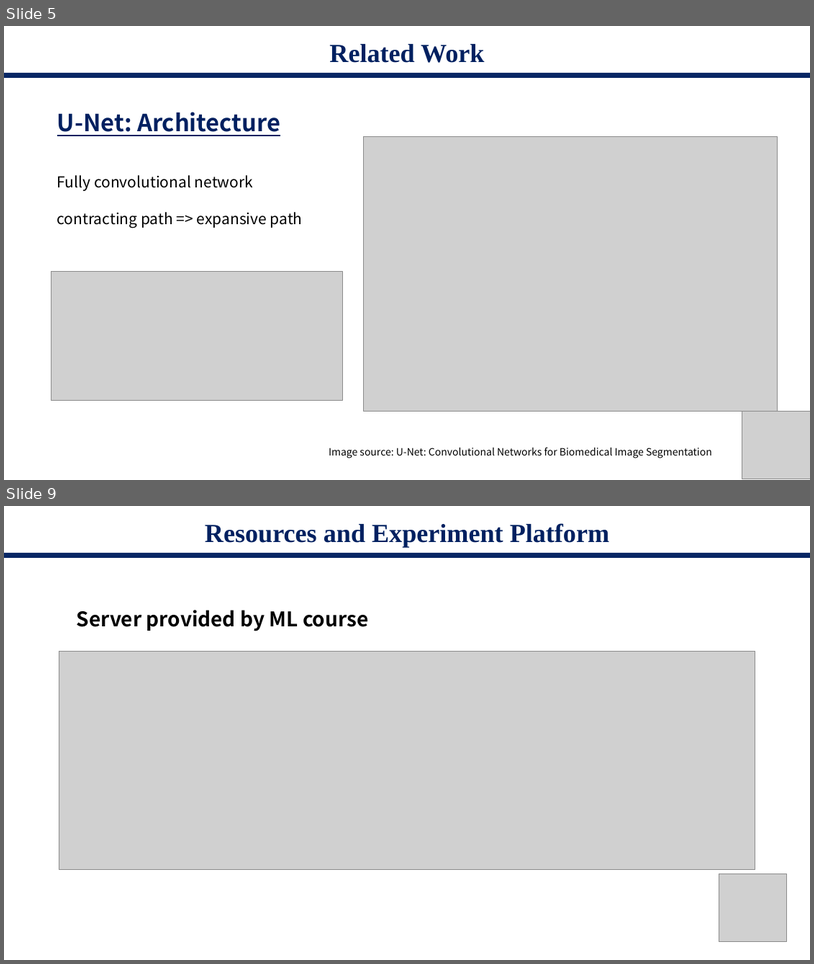
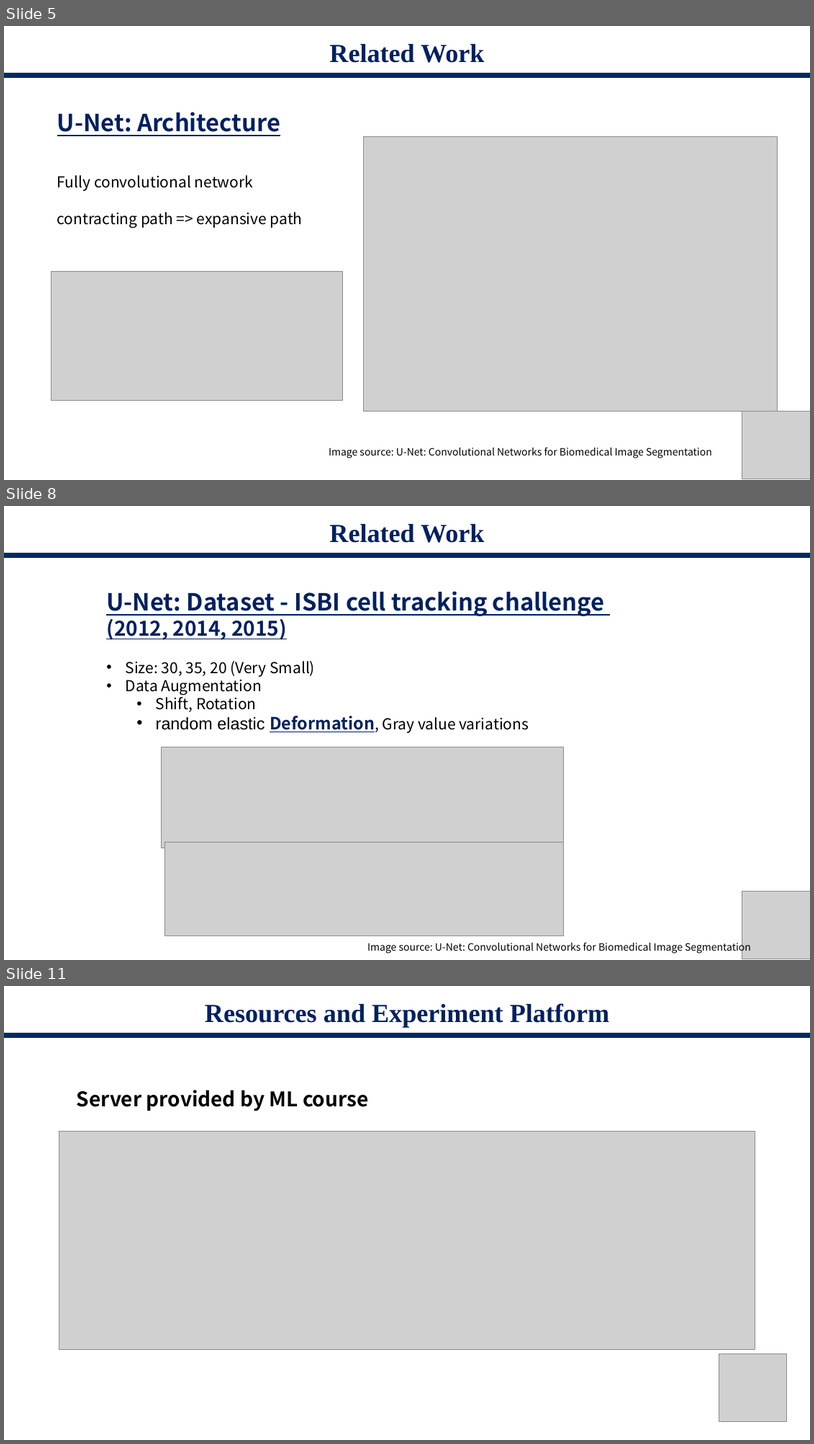
Before and after one commit to starga2er777/CS405_Project_SUSTech, a slide deck: proposal.pptx. Shown one above the other, each under a label of ours: slides 5 and 9 before the commit, slides 5, 8 and 11 after it; the slides between them are not shown. The pictures are 814x964 and 814x1444 pixels, drawn with LibreOffice and Linux fonts; fonts in the diff are those of the drawing; grey boxes stand for pictures. Boxes give left, top, right and bottom in pixels: in the first picture for what was removed or moved away, otherwise in the second. Text is boxed around its words. In the diff, an @@ line names an element or a change of style, - is before the commit and + after.

```diff
--- a/proposal.pptx
+++ b/proposal.pptx
@@ slide 8 added at box(4, 506, 810, 960), background #FFFFFF @@
@@ title added at box(329, 524, 484, 543), 31 pt, text #002060, bold @@
+Related Work
@@ rectangle added at box(4, 553, 810, 557), fill #002060 at 97% opacity @@
@@ text added at box(106, 591, 605, 733), 18 pt, text #000000 @@
+U-Net: Dataset - ISBI cell tracking challenge
+(2012, 2014, 2015)
+• Size: 30, 35, 20 (Very Small)
+• Data Augmentation
+  • Shift, Rotation
+  • random elastic Deformation, Gray value variations
@@ picture added at box(161, 746, 564, 847) @@
@@ picture added at box(165, 842, 563, 936) @@
@@ picture added at box(743, 890, 810, 958) @@
@@ text added at box(368, 941, 751, 954), 12 pt, text #000000 @@
+Image source: U-Net: Convolutional Networks for Biomedical Image Segmentation
@@ what was slide 9 is now slide 11 @@
```
Also in this commit, not shown: 2 slides changed, 2 other slides added, 1 slide removed, 1 other file.
